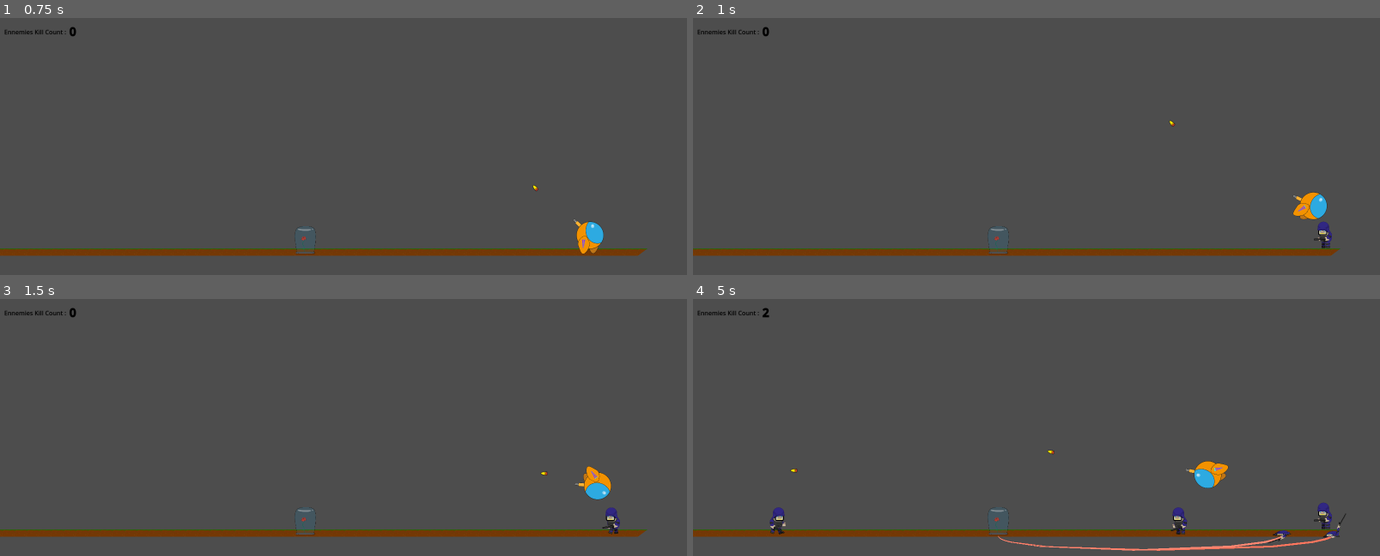
Above: before the commit, frames 1-4 (two rows, left to right).
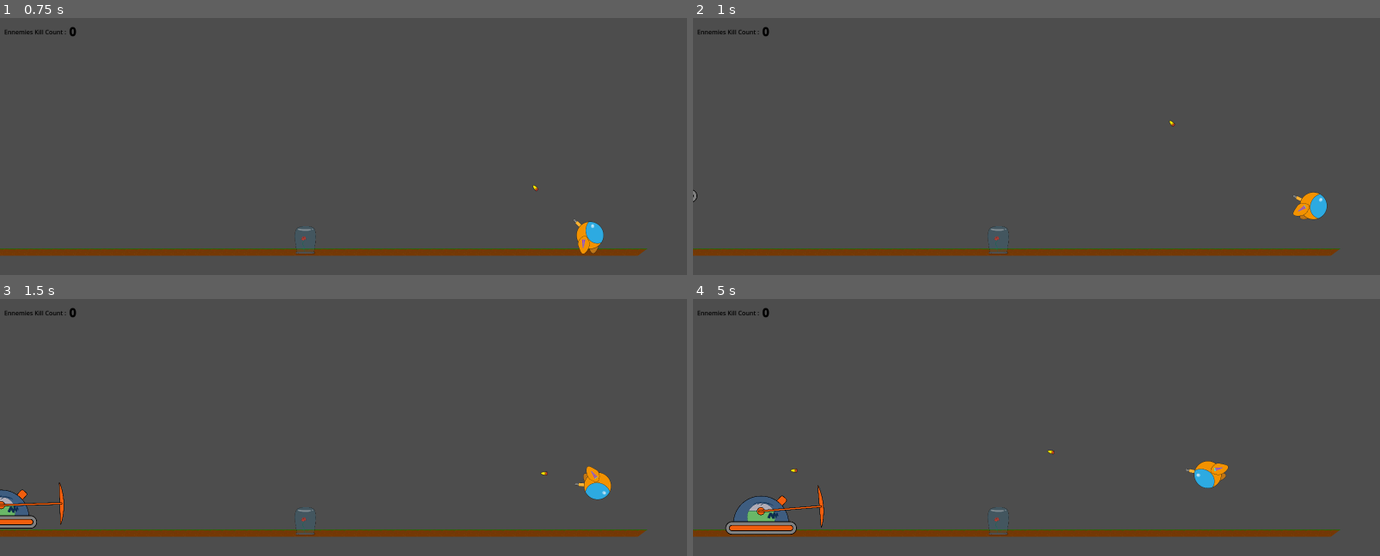
Above: after the commit, the same moments.

Repository: Jeremiejade/rose
Game: Godot game, scene res://scenes/Level/level.tscn
The game is run twice, just before and just after one commit, with the same random seed, the same clock (stepped at 60 frames per second) and the same inputs. This scene is started directly instead of the project's main scene.
Inputs (mouse positions are in pixels of both pictures, inside the frame that each line leads up to):
- Up to frame 1 (0.75 s): move the mouse to (494, 141) at 0.52 s; hold D (move_right) from 0.53 s (still down); click (494, 141) at 0.6 s
- Up to frame 2 (1 s): keep holding D (move_right); tap Space (jump) at 0.77 s
- Up to frame 3 (1.5 s): keep holding D (move_right); move the mouse to (206, 450) at 1.27 s; click (206, 450) at 1.35 s
- Up to frame 4 (5 s): tap Space (jump) at 1.52, 3.02, 3.77, 4.52 s; move the mouse to (1105, 376) at 2.02 s; release D (move_right) at 2.03 s; hold A (move_left) 2.03-2.78 s; click (1105, 376) at 2.1 s; move the mouse to (1002, 491) at 2.77 s; hold D (move_right) 2.78-4.28 s; click (1002, 491) at 2.85 s; move the mouse to (1242, 476) at 3.52 s; click (1242, 476) at 3.6 s; move the mouse to (830, 394) at 4.27 s; hold A (move_left) from 4.28 s (still down); click (830, 394) at 4.35 s

Frame 1 is identical in both runs. In frame 2, 0.2% of the frame differs, in the area x 0-93%, y 67-90%; in frame 3, 0.9%; in frame 4, 2.2%, in the area x 4-95%, y 4-98%.

Commit message:
add tank_0

Diff:
--- a/game_config.gd
+++ b/game_config.gd
@@ -1,3 +1,5 @@
 extends Node
 
 var despawn_count: int = 5
+
+var player: Player
--- a/scenes/Level/level.gd
+++ b/scenes/Level/level.gd
@@ -1,24 +1,45 @@
 extends Node2D
 
 const CRS = preload("res://scenes/enemies/enemy_crs.tscn");
+const TANK_0 = preload("res://scenes/enemies/tank_0.tscn");
 var rng = RandomNumberGenerator.new();
 var random = 1;
 
 var ennemyKillCount = 0;
 
+var LIMIT_SPAWN = {
+	"tank": 1,
+	"crs": 0
+}
+var SPAWN_ENEMIES_COUNT = {
+	"tank": 0,
+	"crs": 0
+}
+
 
 func addCrs(parent: Node2D):
+	if SPAWN_ENEMIES_COUNT.crs == LIMIT_SPAWN.crs: return
 	var crs = CRS.instantiate()
-	var positionAndDirection = getSpawnerPosition()
-	crs.direction = positionAndDirection[0]
-	crs.position = positionAndDirection[1]
-	crs.scale.x = 0.5
-	crs.scale.y = 0.5
+	addEnnemy(parent, crs)
 	crs.connect('on_death', enemieKillCounter)
 	crs.connect('on_death', $rose.pumpBlood)
 
+	parent.add_child(crs)
+	SPAWN_ENEMIES_COUNT.crs += 1
 
-	parent.add_child(crs)
+func addTank0(parent: Node2D):
+	if SPAWN_ENEMIES_COUNT.tank == LIMIT_SPAWN.tank: return
+	var tank = TANK_0.instantiate()
+	addEnnemy(parent, tank)
+	SPAWN_ENEMIES_COUNT.tank += 1
+
+func addEnnemy(parent: Node2D, enemy: Node2D):
+	var positionAndDirection = getSpawnerPosition()
+	enemy.direction = positionAndDirection[0]
+	enemy.position = positionAndDirection[1]
+	enemy.scale.x = 0.3
+	enemy.scale.y = 0.3
+	parent.add_child(enemy)
 
 func enemieKillCounter(_pos, _tar):
 	ennemyKillCount += 1
@@ -32,4 +53,8 @@
 
 
 func _on_spawner_timer_timeout() -> void:
-	addCrs(self)
+	var rand = rng.randf_range(-1, 1)
+	if rand > 0 :
+		addCrs(self)
+		return
+	addTank0(self)
--- a/scenes/Level/level.tscn
+++ b/scenes/Level/level.tscn
@@ -63,10 +63,10 @@
 shape = SubResource("RectangleShape2D_vlvsn")
 
 [node name="SpawnerLeft" type="Node2D" parent="."]
-position = Vector2(-881, -50)
+position = Vector2(-883, -136)
 
 [node name="SpawneryRight" type="Node2D" parent="."]
-position = Vector2(857, -50)
+position = Vector2(863, -136)
 
 [node name="SpawnerTimer" type="Timer" parent="."]
 autostart = true
--- a/scenes/NewPlayer/new_player.gd
+++ b/scenes/NewPlayer/new_player.gd
@@ -1,5 +1,4 @@
-extends CharacterBody2D
-
+class_name Player extends CharacterBody2D
 
 const SPEED = 300.0
 const JUMP_VELOCITY = -400.0
@@ -15,13 +14,13 @@
 
 var ATTACKS = []
 
+func _ready() -> void:
+	gameConfig.player = self
+
 func _physics_process(delta: float) -> void:
 	for attack in ATTACKS:
-		slidingState.puissance = attack.damage * SPEED / 4
-		velocity.x = slidingState.puissance * attack.direction
-		slidingState.isActive = true
-		slidingState.direction = attack.direction
-		ATTACKS = []
+		damageTakenManager(attack)
+	ATTACKS = []
 	# Add the gravity.
 	if not is_on_floor():
 		velocity += get_gravity() * delta
@@ -50,6 +49,17 @@
 		var collision = get_slide_collision(i)
 		bounceManagement(collision.get_collider().name, oldVelocity)
 
+func damageTakenManager(attack):
+	slidingState.puissance = attack.damage * SPEED / 4
+	print("attack.origin",attack.origin)
+	if attack.origin == "tankShield":
+		#print("rotaion", attack.rotation)
+		#velocity.x = slidingState.puissance * attack.rotation
+		pass
+	else :
+		velocity.x = slidingState.puissance * attack.direction
+	slidingState.isActive = true
+	slidingState.direction = attack.direction
 
 func refielFuel(delta: float) -> void:
 	if is_on_floor():
@@ -69,6 +79,7 @@
 		slidingState.isActive = false;
 
 func bounceManagement(colliderName: String, oldVelocity: Vector2) -> void:
+
 	if colliderName == "Wall":
 		velocity.x = -(oldVelocity.x/1.5)
 	if colliderName == "Ground":
--- /dev/null
+++ b/scenes/enemies/tank_0.gd
@@ -0,0 +1,34 @@
+extends CharacterBody2D
+
+var SPEED := 50
+
+@export var health := 10;
+@export var direction := -1
+
+var state := 'walk'
+
+func _ready() -> void:
+	$Body.scale.x  = -direction * $Body.scale.x
+
+
+func _physics_process(delta: float) -> void:
+
+	if state != "dead" :
+		if not is_on_floor():
+			velocity += get_gravity() * delta
+		if state == 'walk':
+			velocity.x = direction * SPEED
+		else :
+			velocity.x = move_toward(velocity.x, 0, SPEED)
+	handlePositionShield()
+	move_and_slide()
+
+func handlePositionShield():
+	var player = gameConfig.player;
+	var shield = $Tank0Shield
+	if !player: return
+	var angle = ($Tank0Shield/center.global_position - player.position).angle()
+	if angle < 0 :
+		if angle < -2:  angle = PI
+		else:  angle = 0
+	shield.rotation = angle
--- /dev/null
+++ b/scenes/enemies/tank_0.tscn
@@ -0,0 +1,56 @@
+[gd_scene load_steps=8 format=3 uid="uid://1j77j3miomd2"]
+
+[ext_resource type="Texture2D" uid="uid://cugrse80t6n4l" path="res://assets/enemie/tank_0/tank_0_body.png" id="1_fn0ak"]
+[ext_resource type="Script" uid="uid://ra7lrmm3hnof" path="res://scenes/enemies/tank_0.gd" id="1_o2tsw"]
+[ext_resource type="Texture2D" uid="uid://gt56tye1lpco" path="res://assets/enemie/tank_0/tank_0_shield.png" id="2_o2tsw"]
+[ext_resource type="Script" uid="uid://bbvmyj2cykdsp" path="res://scenes/z_hit_box.gd" id="4_f6lk2"]
+[ext_resource type="Shape2D" uid="uid://woar52dyqj36" path="res://workbench/shape/tank_0_polygon_shape_2d.tres" id="5_0qsaa"]
+
+[sub_resource type="CapsuleShape2D" id="CapsuleShape2D_f6lk2"]
+radius = 64.0
+height = 364.0
+
+[sub_resource type="RectangleShape2D" id="RectangleShape2D_0qsaa"]
+size = Vector2(624, 118)
+
+[node name="Node2D" type="CharacterBody2D"]
+script = ExtResource("1_o2tsw")
+metadata/_edit_horizontal_guides_ = [-337.0, -113.0, -203.0]
+
+[node name="Body" type="Node2D" parent="."]
+
+[node name="Tank0Body" type="Sprite2D" parent="Body"]
+position = Vector2(-2, -168)
+scale = Vector2(0.5, 0.5)
+texture = ExtResource("1_fn0ak")
+
+[node name="Tank0Shield" type="Sprite2D" parent="."]
+position = Vector2(0, -203)
+scale = Vector2(0.5, 0.5)
+texture = ExtResource("2_o2tsw")
+offset = Vector2(-516, 0)
+
+[node name="ZHitBox" type="Area2D" parent="Tank0Shield"]
+position = Vector2(524, 406)
+scale = Vector2(2, 2)
+collision_layer = 2
+collision_mask = 0
+script = ExtResource("4_f6lk2")
+origin = "tankShield"
+metadata/_custom_type_script = "uid://bbvmyj2cykdsp"
+
+[node name="CollisionShape2D" type="CollisionShape2D" parent="Tank0Shield/ZHitBox"]
+position = Vector2(-756, -206)
+shape = SubResource("CapsuleShape2D_f6lk2")
+
+[node name="center" type="Node2D" parent="Tank0Shield"]
+
+[node name="Shield" type="Node2D" parent="."]
+
+[node name="CollisionShape2D3" type="CollisionShape2D" parent="."]
+position = Vector2(-3, -48)
+shape = ExtResource("5_0qsaa")
+
+[node name="CollisionShape2D" type="CollisionShape2D" parent="."]
+position = Vector2(0, -60)
+shape = SubResource("RectangleShape2D_0qsaa")
Binary file added: assets/enemie/tank_0/tank_0_body.png
Not shown, added: assets/enemie/tank_0/tank_0_body.png.import
Binary file added: assets/enemie/tank_0/tank_0_bullet.png
Not shown, added: assets/enemie/tank_0/tank_0_bullet.png.import
Binary file added: assets/enemie/tank_0/tank_0_shield.png
Not shown, added: assets/enemie/tank_0/tank_0_shield.png.import
Not shown, added: scenes/enemies/tank_0.gd.uid
